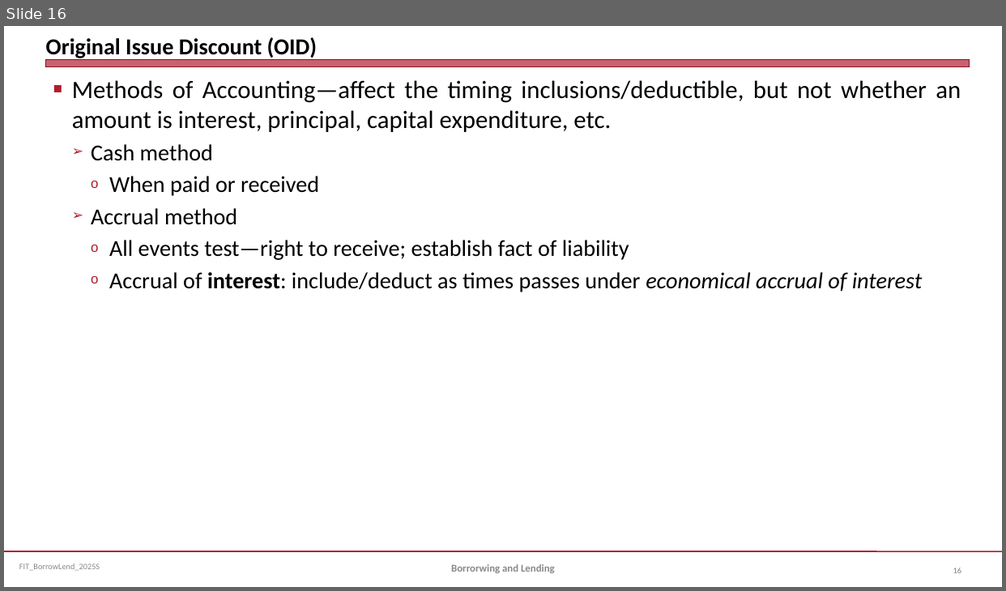
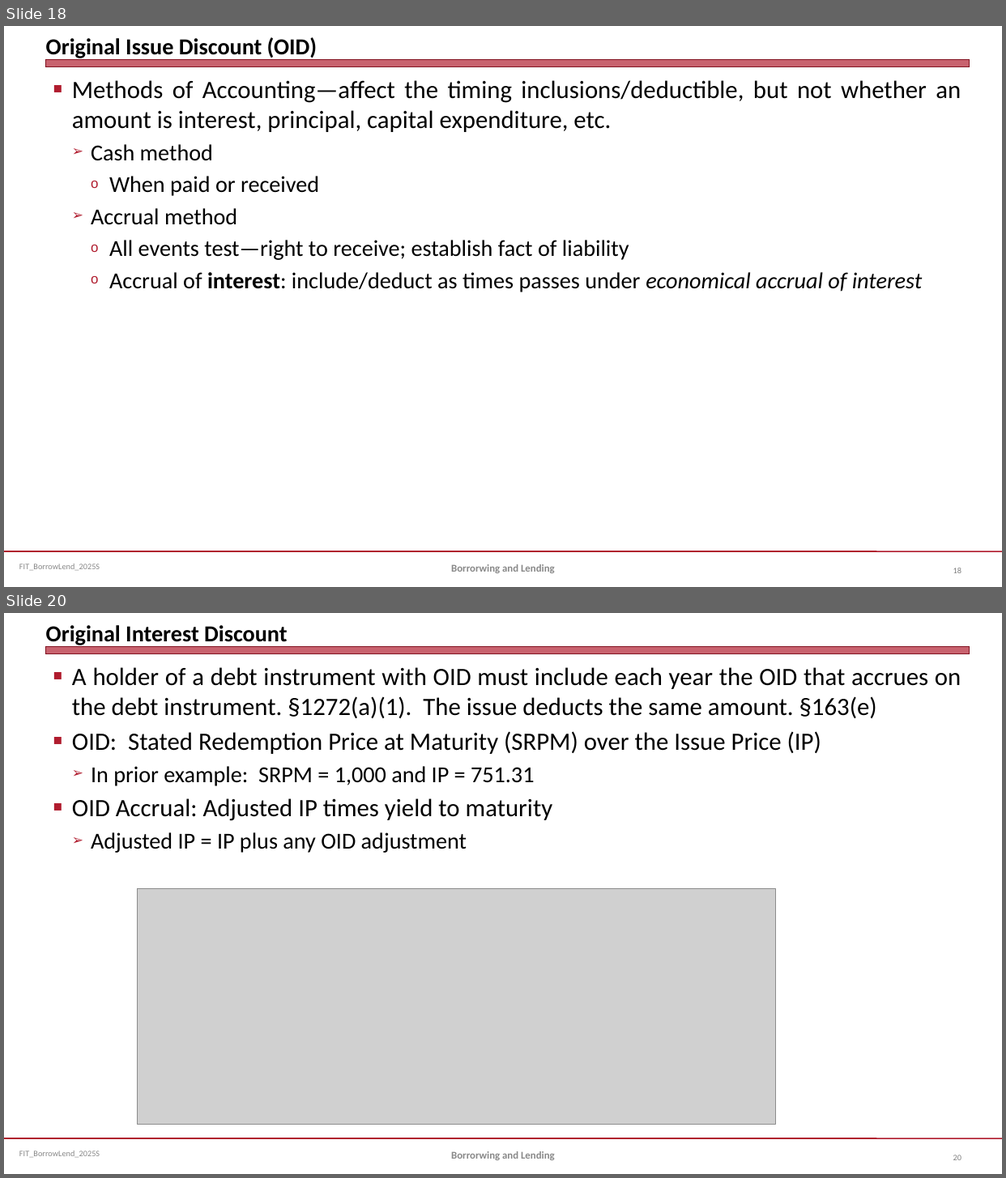
Before and after one commit to jmc877/Fed-Income-Tax, a slide deck: slides/FIT_BorrowLend_2025S.pptx. Shown one above the other, each under a label of ours: slide 16 before the commit, slides 18 and 20 after it; the slides between them are not shown. The pictures are 1006x591 and 1006x1178 pixels, drawn with LibreOffice and Linux fonts; fonts in the diff are those of the drawing; grey boxes stand for pictures. Boxes give left, top, right and bottom in pixels: in the first picture for what was removed or moved away, otherwise in the second. Text is boxed around its words. In the diff, an @@ line names an element or a change of style, - is before the commit and + after.

```diff
--- a/slides/FIT_BorrowLend_2025S.pptx
+++ b/slides/FIT_BorrowLend_2025S.pptx
@@ slide 20 added at (x1=4, y1=613, x2=1002, y2=1174), background #FFFFFF; not listed: 3 template elements that a slide beside it also shows @@
@@ title added at (x1=46, y1=625, x2=287, y2=647), 22 pt, text #000000, bold @@
+Original Interest Discount
@@ text added at (x1=72, y1=667, x2=961, y2=853), 24 pt, text #000000 @@
+■ A holder of a debt instrument with OID must include each year the OID that accrues on the debt instrument. §1272(a)(1). The issue deducts the same amount. §163(e)
+■ OID: Stated Redemption Price at Maturity (SRPM) over the Issue Price (IP)
+  ➢ In prior example: SRPM = 1,000 and IP = 751.31
+■ OID Accrual: Adjusted IP times yield to maturity
+  ➢ Adjusted IP = IP plus any OID adjustment
@@ picture added at (x1=138, y1=889, x2=776, y2=1125) @@
@@ text added at (x1=451, y1=1152, x2=555, y2=1161), 10 pt, text #898989, bold @@
+Borrorwing and Lending
@@ page number added at (x1=953, y1=1155, x2=961, y2=1161), 8 pt, text #808080 @@
+20
@@ what was slide 16 is now slide 18 @@
```
Also in this commit, not shown: 2 slides changed, 8 other slides added, 5 other files.
